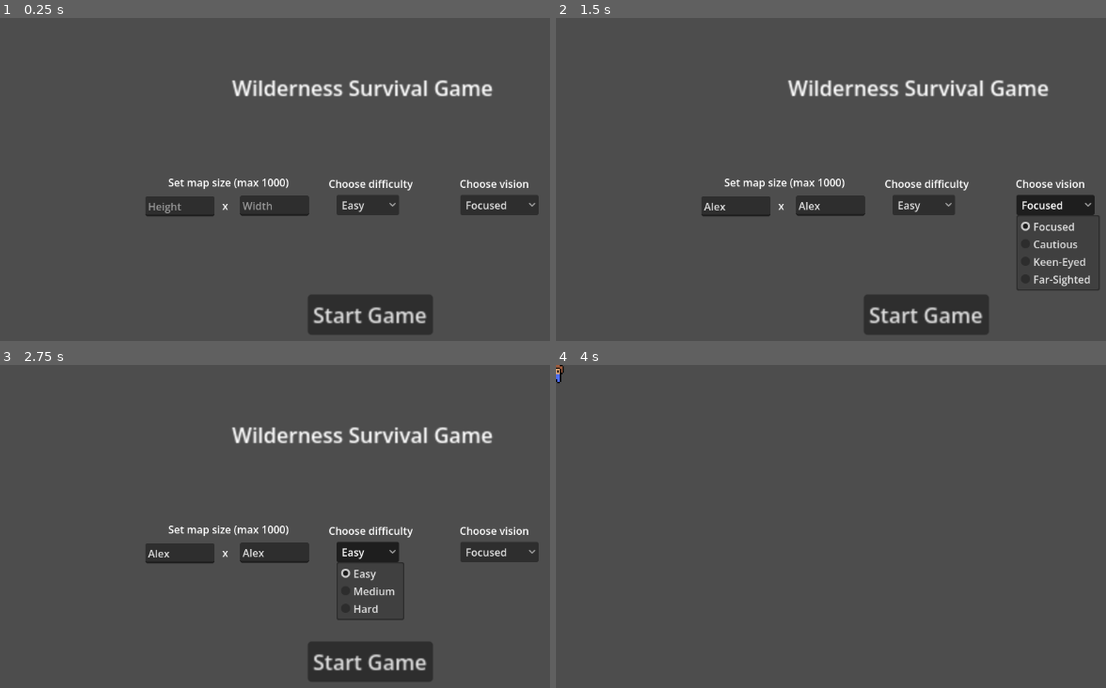
Above: before the commit, frames 1-4 (two rows, left to right).
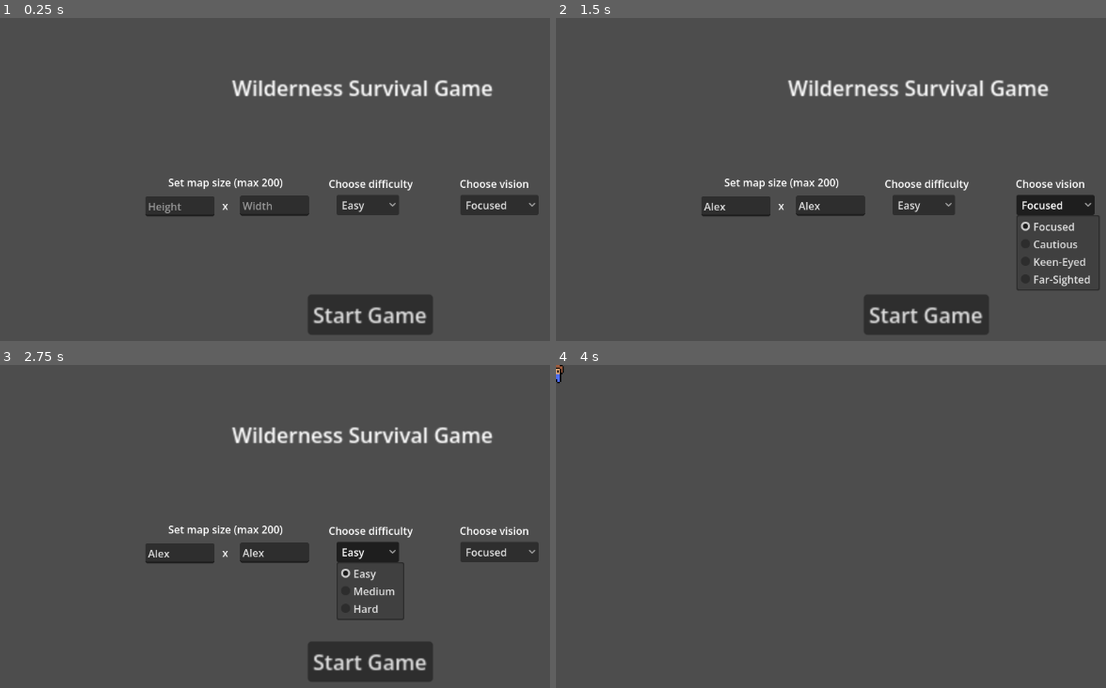
Above: after the commit, the same moments.

Repository: MLJoson/CS_3560_Final_WSS
Game: Godot game, scene res://Scenes/StartMenu.tscn
Two runs of this game, one before a commit and one after it. Both use one fixed random seed, a clock stepped at 60 frames per second and the inputs below.
Inputs (mouse positions are in pixels of both pictures, inside the frame that each line leads up to):
- Up to frame 1 (0.25 s): no input
- Up to frame 2 (1.5 s): click (737, 205) at 0.52 s; type "Alex" at 0.6 s; click (831, 205) at 0.75 s; type "Alex" at 0.83 s; click "Focused" at 1.25 s
- Up to frame 3 (2.75 s): click "Easy" at 2 s
- Up to frame 4 (4 s): click "Easy" at 2.75 s; click "Start Game" at 3.5 s

The runs differ from the first frame. In frame 1, less than 0.1% of the frame differs, in the area x 47-53%, y 49-53%; in frame 2, less than 0.1%; in frame 3, less than 0.1%; in frame 4, nothing differs.

Commit message:
Made vision script to fufill requires and make code less messy
also change map size to

Diff:
--- a/wss/Scenes/StartMenu.tscn
+++ b/wss/Scenes/StartMenu.tscn
@@ -81,7 +81,7 @@
 offset_top = 241.0
 offset_right = 443.0
 offset_bottom = 264.0
-text = "Set map size (max 1000)"
+text = "Set map size (max 200)"
 
 [node name="difficultyLabel" type="Label" parent="." unique_id=29909578]
 layout_mode = 0
--- /dev/null
+++ b/wss/Scripts/Vision.gd
@@ -0,0 +1,62 @@
+extends Node
+class_name Vision
+
+var vision_type
+var offsets = []
+
+func setup(type):
+	vision_type = type
+
+	match vision_type:
+
+		# small forward cone
+		"Focused":
+			offsets = [
+				Vector2i(0,0),
+				Vector2i(1,0),
+				Vector2i(1,1),
+				Vector2i(1,-1)
+			]
+
+		# cross shape
+		"Cautious":
+			offsets = [
+				Vector2i(0,0),
+				Vector2i(1,0),
+				Vector2i(0,1),
+				Vector2i(0,-1)
+			]
+
+		# wider block
+		"Keen-Eyed":
+			offsets = [
+				Vector2i(0,0),
+				Vector2i(1,0),
+				Vector2i(1,1),
+				Vector2i(1,-1),
+				Vector2i(2,0),
+				Vector2i(0,1),
+				Vector2i(0,-1)
+			]
+
+		# large vision
+		"Far-Sighted":
+			offsets = [
+				Vector2i(0,0),
+				Vector2i(1,0),
+				Vector2i(1,1),
+				Vector2i(1,-1),
+				Vector2i(2,0),
+				Vector2i(2,1),
+				Vector2i(2,-1),
+				Vector2i(0,1),
+				Vector2i(0,-1),
+				Vector2i(0,2),
+				Vector2i(0,-2),
+				Vector2i(1,2),
+				Vector2i(1,-2),
+			]
+
+func is_tile_visible(player_pos: Vector2i, tile_pos: Vector2i) -> bool:
+	var diff = tile_pos - player_pos
+	return diff in offsets
--- a/wss/Scripts/global_settings.gd
+++ b/wss/Scripts/global_settings.gd
@@ -15,7 +15,7 @@
 	var value = int(text)
 
 	# Check range
-	if value < 20 or value > 1000:
+	if value < 20 or value > 200:
 		return -1
 
 	return value
--- a/wss/Scripts/theBrain.gd
+++ b/wss/Scripts/theBrain.gd
@@ -2,57 +2,17 @@
 var path = []
 var tile_size = 50
 var speed = 200
+var vision: Vision
 
-var vision_type
-var vision_range
-var directions = []
+
 func _ready():
-	vision_type = Global.vision
+	vision = Vision.new()
+	add_child(vision)
 
-	match vision_type:
-		"Focused":
-			vision_range = 1
-			directions = [
-				Vector2i(1,0),
-				Vector2i(1,1),
-				Vector2i(1,-1)
-			]
-		"Cautious":
-			vision_range = 1
-			directions = [
-				Vector2i(1,0),
-				Vector2i(0,1),
-				Vector2i(0,-1)
-			]
-		"Keen-Eyed":
-			vision_range = 1
-			directions = [
-				Vector2i(1,0),
-				Vector2i(0,1),
-				Vector2i(0,-1),
-				Vector2i(1,1),
-				Vector2i(1,-1),
-				Vector2i(2,0)
-			]
-		"Far-Sighted":
-			vision_range = 1
-			directions = [
-				Vector2i(1,0),
-				Vector2i(0,1),
-				Vector2i(0,-1),
-				Vector2i(1,1),
-				Vector2i(1,-1),
-				Vector2i(2,0),
-				Vector2i(2,1),
-				Vector2i(2,-1),
-				Vector2i(0,-2),
-				Vector2i(0,2),
-				Vector2i(1,-2),
-				Vector2i(1,2),
-			]
+	vision.setup(Global.vision)
 
 func set_target(target_tile: Vector2i):
-	if not is_tile_visible(
+	if not vision.is_tile_visible(
 		Vector2i(int(position.x / tile_size), int(position.y / tile_size)),
 		target_tile):
 		return
@@ -108,25 +68,6 @@
 	var terrain = map.map[tile_pos.x][tile_pos.y]
 	Player.apply_movement_cost(terrain)
 
-#get the visible and clickable tiles
-func get_visible_offsets():
-	var tiles = []
-
-	for dir in directions:
-		for i in range(1, vision_range + 1):
-			var base = dir * i
-			tiles.append(base)
-
-			# widen shape
-			tiles.append(base + Vector2i(0,1))
-			tiles.append(base + Vector2i(0,-1))
-
-	return tiles
-
-func is_tile_visible(player_pos: Vector2i, tile_pos: Vector2i) -> bool:
-	var diff = tile_pos - player_pos
-	return diff in get_visible_offsets()
-
 #collect and item if there is one
 func collect_item_at_tile(tile_pos: Vector2i):
 	var map = get_parent()
--- a/wss/Scripts/the_map.gd
+++ b/wss/Scripts/the_map.gd
@@ -46,7 +46,6 @@
 var tiles = []
 # Called when the node enters the scene tree for the first time.
 func _ready() -> void:
-
 	#getting info from menu
 	width = Global.map_width
 	height = Global.map_height
@@ -64,7 +63,6 @@
 func _process(delta: float) -> void:
 	pass
 
-""""""
 # This is use procedural generation based on neighbors
 func generate_map():
 
@@ -120,16 +118,7 @@
 						map[x].append(randi() % terrain_types.size())
 	for i in range(1):
 		smooth_map()
-"""
-#creates a map of random generation
-func generate_map():
-	for x in range(width):
-		map.append([])
-		for y in range(height):
-			map[x].append(randi() % terrain_types.size())
-
-	for i in range(3):
-		smooth_map()"""
+
 
 #smooths the map to reduce randomness
 func smooth_map():
@@ -260,8 +249,14 @@
 
 # get position when user clicks button
 func on_tile_clicked(target_tile: Vector2i):
+	var player_tile = Vector2i(
+		int(player_instance.position.x / tile_size),
+		int(player_instance.position.y / tile_size))
+
+	if not player_instance.vision.is_tile_visible(player_tile, target_tile):
+		return
+
 	player_instance.set_target(target_tile)
-
 func update_visibility():
 	var player_tile = Vector2i(
 	int(player_instance.position.x / tile_size),
@@ -271,7 +266,8 @@
 		for y in range(height):
 			var tile = tiles[x][y]
 
-			if player_instance.is_tile_visible(player_tile, Vector2i(x,y)):
+			if player_instance.vision.is_tile_visible(player_tile, Vector2i(x,y)):
 				tile.set_visible_state(true)
 			else:
 				tile.set_visible_state(false)
+	print(player_instance.vision.offsets)
Not shown, added: wss/Scripts/Vision.gd.uid
